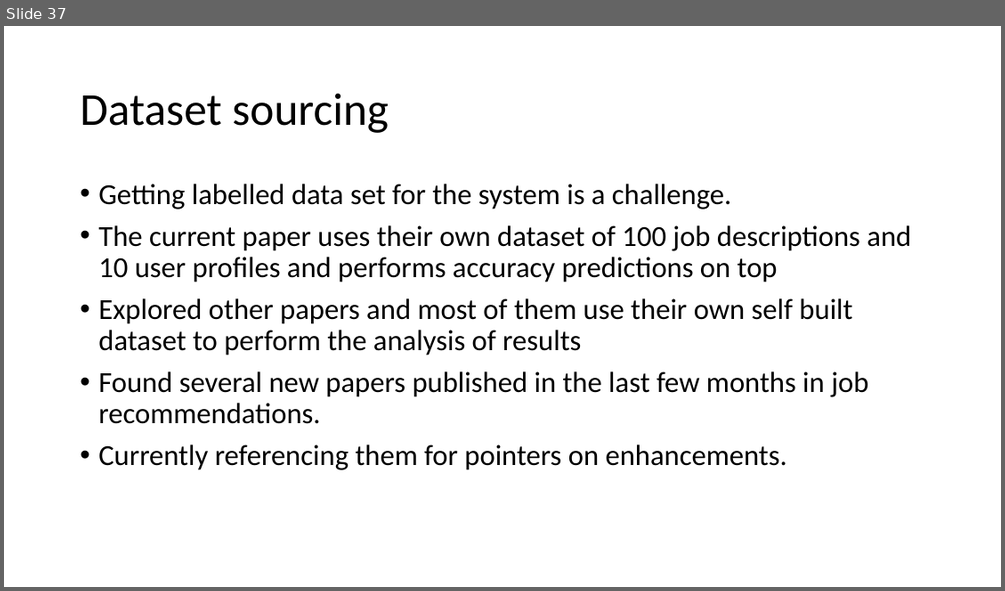
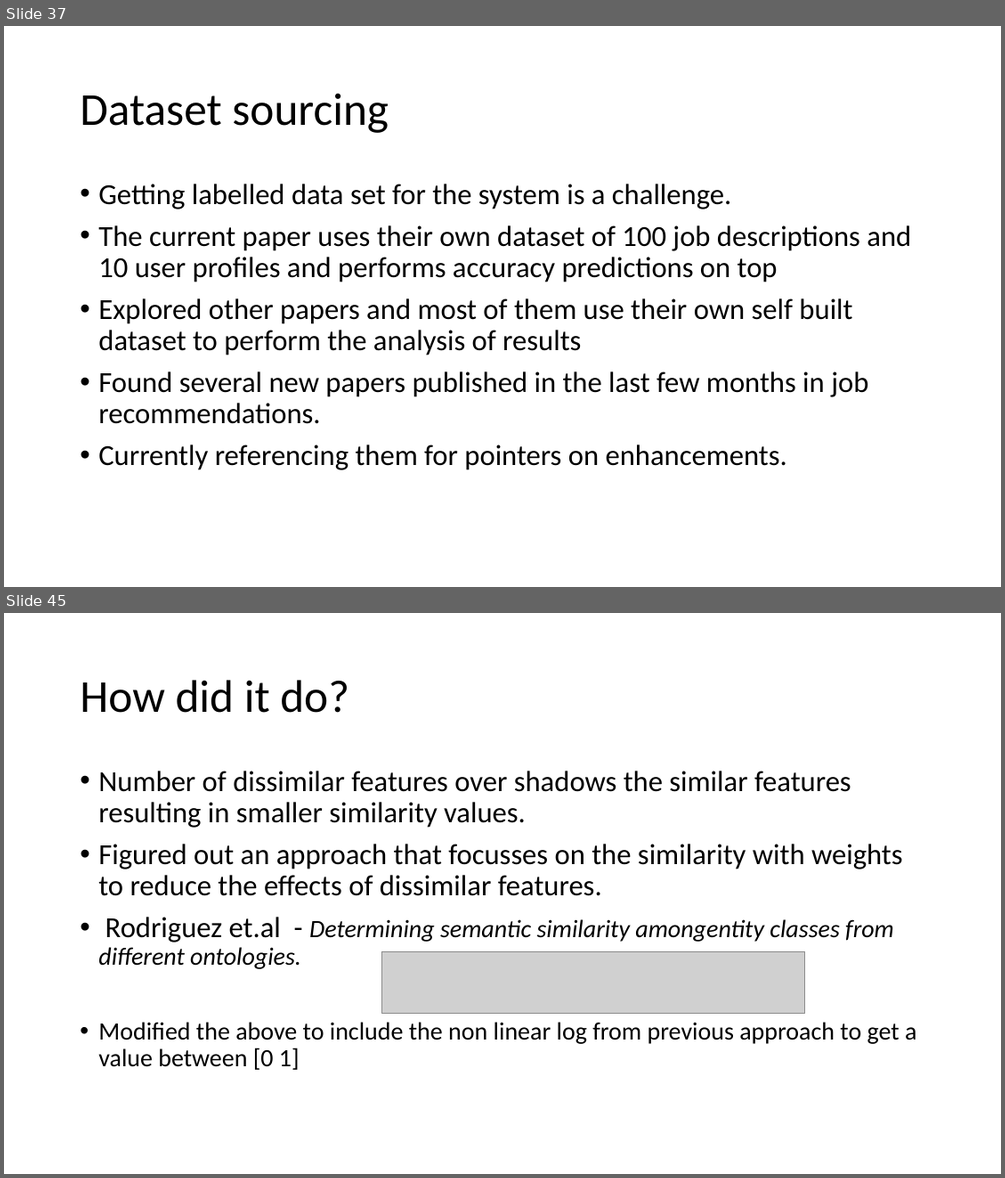
Before and after one commit to yeshbash/CS297, a slide deck: CS297-2.pptx. Shown one above the other, each under a label of ours: slide 37 before the commit, slides 37 and 45 after it; the slides between them are not shown. The pictures are 1005x591 and 1005x1178 pixels, drawn with LibreOffice and Linux fonts; fonts in the diff are those of the drawing; grey boxes stand for pictures. Boxes give left, top, right and bottom in pixels: in the first picture for what was removed or moved away, otherwise in the second. Text is boxed around its words. In the diff, an @@ line names an element or a change of style, - is before the commit and + after.

```diff
--- a/CS297-2.pptx
+++ b/CS297-2.pptx
@@ slide 45 added at box(4, 613, 1001, 1174), background #FFFFFF @@
@@ title added at box(80, 680, 349, 713), 44 pt, text #000000 @@
+How did it do?
@@ text added at box(98, 771, 916, 1070), 28 pt, text #000000 @@
+• Number of dissimilar features over shadows the similar features resulting in smaller similarity values.
+• Figured out an approach that focusses on the similarity with weights to reduce the effects of dissimilar features.
+• Rodriguez et.al - Determining semantic similarity amongentity classes from different ontologies.
+• Modified the above to include the non linear log from previous approach to get a value between [0 1]
@@ picture added at box(382, 951, 806, 1013) @@
```
Also in this commit, not shown: 8 other slides added, 2 other files.
